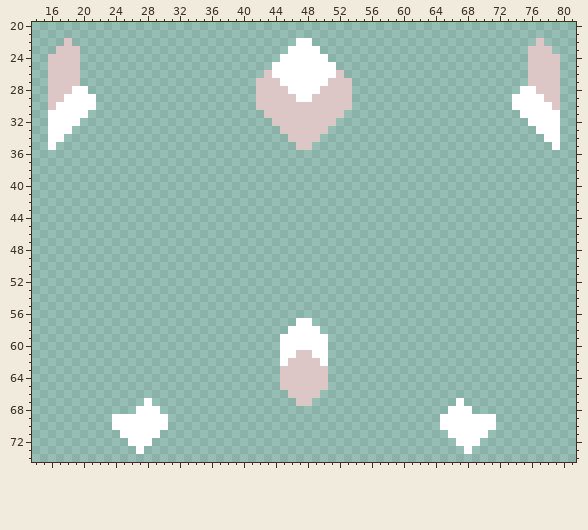
Two states of a sprite sheet, sprites/units/regen/regeneration-cell.png. The picture above was drawn from the file before the commit.
The file is 96x96 pixels. Shown: x 14..81, y 20..74.
Now the later version:
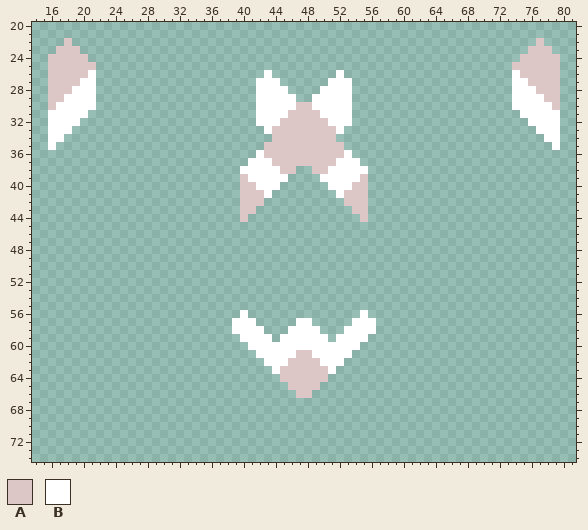
Palette (. is transparent): A #dcc6c6  B #ffffff
Edits made:
y 22: x 47..48 BB -> ..
y 23: x 46..49 BBBB -> ....
y 24: x 20 . -> A; x 45..50 BBBBBB -> ......; x 75 . -> A
y 25: x 20..21 .. -> AA; x 44..51 BBBBBBBB -> ........; x 74..75 .. -> AA
y 26: x 20..21 .. -> AB; x 43..52 ABBBBBBBBA -> B........B; x 74..75 .. -> BA
y 27: x 20..21 .. -> BB; x 42..53 AAABBBBBBAAA -> BBB......BBB; x 74..75 .. -> BB
y 28: x 21 . -> B; x 42..53 AAAABBBBAAAA -> BBBB....BBBB; x 74 . -> B
y 29: x 42..53 AAAAABBAAAAA -> BBBBB..BBBBB
y 30: x 42..46 AAAAA -> BBBBB; x 49..53 AAAAA -> BBBBB
y 31: x 42..45 .AAA -> BBBB; x 50..53 AAA. -> BBBB
y 32: x 42..44 ..A -> BBB; x 51..53 A.. -> BBB
y 33: x 43..44 .. -> BA; x 51..52 .. -> AB
y 34: x 44..45 .. -> AA; x 50..51 .. -> AA
y 35: x 43..46 .... -> AAAA; x 49..52 .... -> AAAA
y 36: x 42..53 ............ -> BAAAAAAAAAAB
y 37: x 41..54 .............. -> BBBAAAAAAAABBB
y 38: x 40..46 ....... -> BBBBBAA; x 49..55 ....... -> AABBBBB
y 39: x 40..45 ...... -> ABBBBB; x 50..55 ...... -> BBBBBA
y 40: x 40..44 ..... -> AABBB; x 51..55 ..... -> BBBAA
y 41: x 40..43 .... -> AAAB; x 52..55 .... -> BAAA
y 42: x 40..42 ... -> AAA; x 53..55 ... -> AAA
y 43: x 40..41 .. -> AA; x 54..55 .. -> AA
y 44: x 40 . -> A; x 55 . -> A
y 56: x 40 . -> B; x 55 . -> B
y 57: x 39..41 ... -> BBB; x 54..56 ... -> BBB
y 58: x 39..42 .... -> BBBB; x 53..56 .... -> BBBB
y 59: x 40..43 .... -> BBBB; x 52..55 .... -> BBBB
y 60: x 41..44 .... -> BBBB; x 51..54 .... -> BBBB
y 61: x 42..44 ... -> BBB; x 51..53 ... -> BBB
y 62: x 43..44 .. -> BB; x 51..52 .. -> BB
y 63: x 44 . -> B; x 51 . -> B
y 65: x 45 A -> .; x 50 A -> .
y 66: x 46 A -> .; x 49 A -> .
y 67: x 28 B -> .; x 47..48 AA -> ..; x 67 B -> .
y 68: x 27..29 BBB -> ...; x 66..68 BBB -> ...
y 69..70: x 24..30 BBBBBBB -> .......; x 65..71 BBBBBBB -> .......
y 71: x 25..29 BBBBB -> .....; x 66..70 BBBBB -> .....
y 72: x 26..28 BBB -> ...; x 67..69 BBB -> ...
y 73: x 27 B -> .; x 68 B -> .
Where, in picture pixels (left, top, right, bottom), the same in both pictures:
changed: (240, 38, 368, 222)
added: (80, 54, 96, 94)
added: (512, 54, 528, 94)
changed: (232, 310, 376, 406)
erased: (112, 398, 168, 454)
erased: (440, 398, 496, 454)
